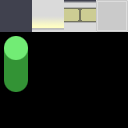
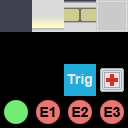
Comparing the layer stacks of the two (128, 128) images. Changes:
removed group "Tube" (2 layers) over [4, 36, 28, 92]
added group "Entities" with 1 layers above "Nothing tile" over [4, 64, 124, 124]
moved "Layer 11" into group "Entities", painted on it over [4, 36, 124, 124]
removed layer "Layer 12" from group "Tube" over [4, 48, 28, 92]
